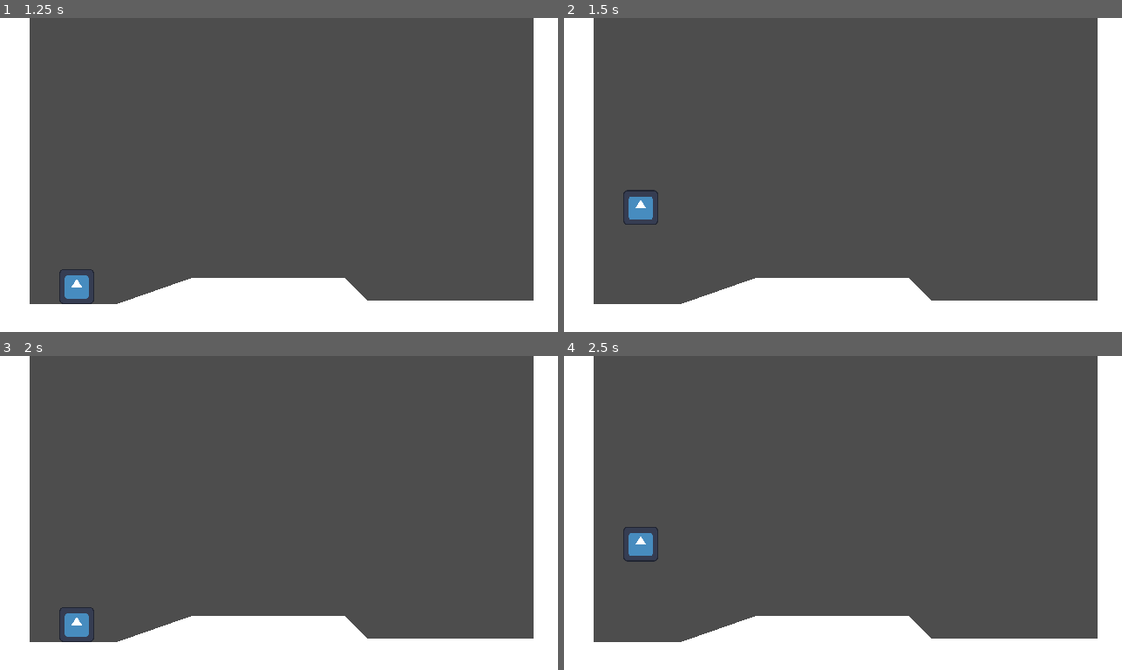
Above: before the commit, frames 1-4 (two rows, left to right).
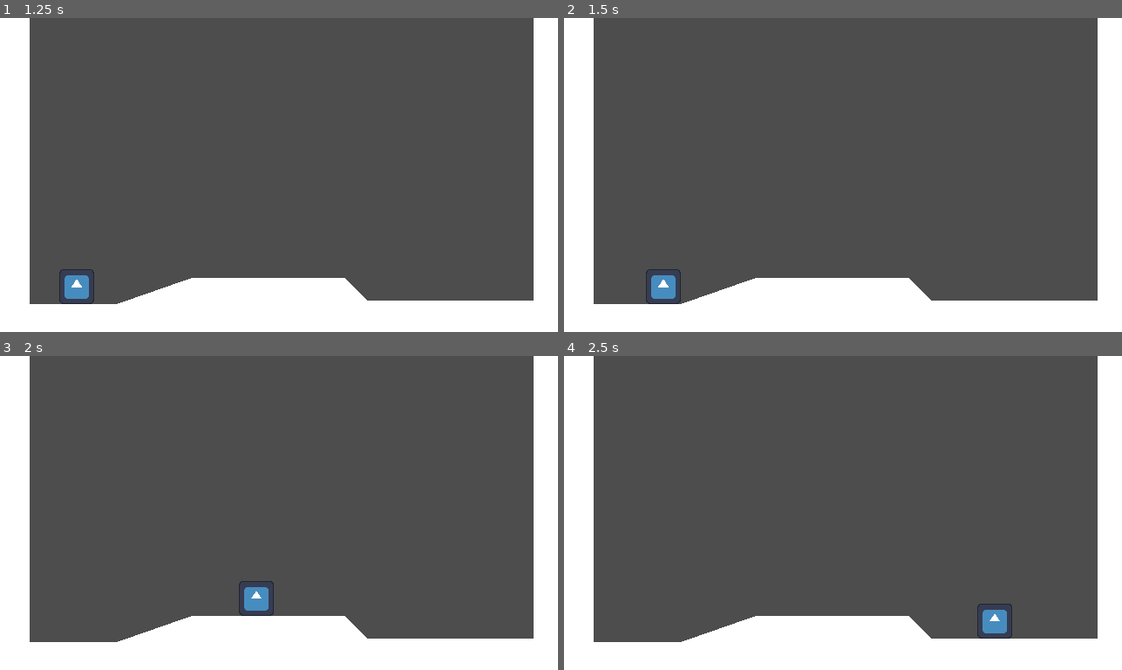
Above: after the commit, the same moments.

Repository: simonoNilssono/godot-project-thor
Game: Godot game, scene res://Scenes/main.tscn
Same seed, same stepped clock (60 frames per second), same inputs: the game is played once before the commit and once after it. The engine's default icon, where the game draws it, is replaced by a stand-in: a white triangle on a blue panel in a dark square.
Inputs:
- Up to frame 1 (1.25 s): click "Play Game" at 0.5 s
- Up to frame 2 (1.5 s): tap Enter (ui_accept) at 1.25, 1.35 s; hold D (Right) from 1.28 s (still down)
- Up to frame 3 (2 s): keep holding D (Right); tap Enter (ui_accept) at 1.52, 1.82 s
- Up to frame 4 (2.5 s): keep holding D (Right); tap Enter (ui_accept) at 2.1, 2.27 s

Frame 1 is identical in both runs. In frame 2, 0.8% of the frame differs, in the area x 10-21%, y 54-92%; in frame 3, 0.8%; in frame 4, 0.8%, in the area x 10-81%, y 54-90%.

Commit message:
added acceleration and friction to player movement

Diff:
--- a/Scenes/player.tscn
+++ b/Scenes/player.tscn
@@ -6,6 +6,7 @@
 [sub_resource type="RectangleShape2D" id="RectangleShape2D_we3n4"]
 
 [node name="Player" type="CharacterBody2D"]
+floor_snap_length = 2.0
 script = ExtResource("1_r2mqc")
 
 [node name="CollisionShape2D" type="CollisionShape2D" parent="."]
--- a/Scripts/player.gd
+++ b/Scripts/player.gd
@@ -1,6 +1,7 @@
 extends CharacterBody2D
 
-
+const ACCELERATION = 600
+const FRICTION = 800
 const SPEED = 200.0
 const JUMP_VELOCITY = -300.0
 
@@ -11,15 +12,15 @@
 		velocity += get_gravity() * delta
 
 	# Handle jump.
-	if Input.is_action_just_pressed("ui_accept") and is_on_floor():
+	if Input.is_action_just_pressed("Up") and is_on_floor():
 		velocity.y = JUMP_VELOCITY
 
 	# Get the input direction and handle the movement/deceleration.
-	# As good practice, you should replace UI actions with custom gameplay actions.
-	var direction := Input.get_axis("ui_left", "ui_right")
+
+	var direction := Input.get_axis("Left", "Right")
 	if direction != 0:
-		velocity.x = direction * SPEED
+		velocity.x = move_toward(velocity.x,SPEED*direction, ACCELERATION*delta)
 	else:
-		velocity.x = move_toward(velocity.x, 0, SPEED)
+		velocity.x = move_toward(velocity.x, 0, FRICTION*delta)
 
 	move_and_slide()
